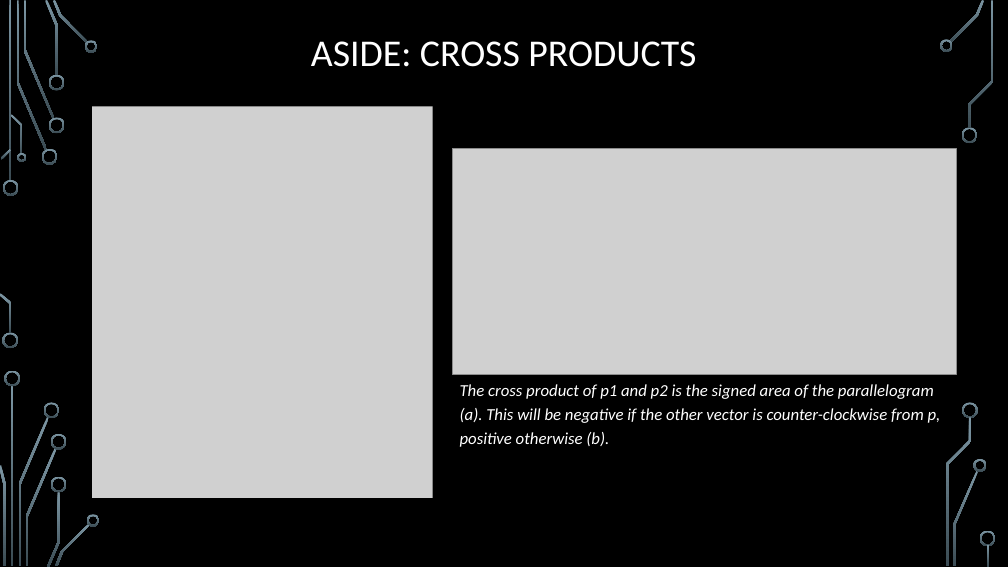
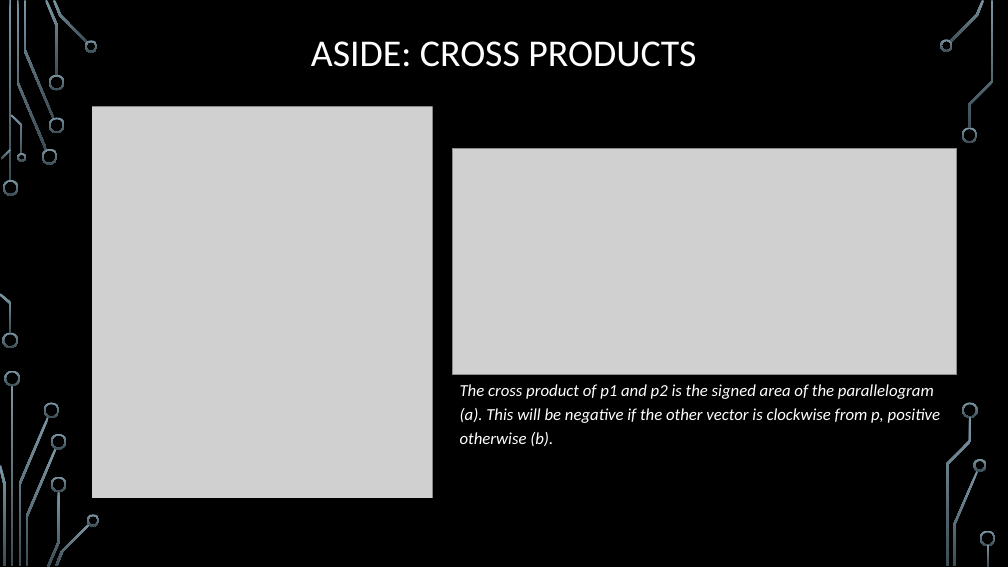
Before and after one commit to janiceeguo/advAlgo, a slide deck: slide 6 of slides/ComputationalGeom-part1-Intersections.pptx. Drawn at 1008x567 pixels with LibreOffice and Linux fonts; fonts in the diff are those of the drawing; grey boxes stand for pictures; background and template pictures are left out. Boxes give left, top, right and bottom in pixels: in the first picture for what was removed or moved away, otherwise in the second. Text is boxed around its words. In the diff, an @@ line names an element or a change of style, - is before the commit and + after.

```diff
--- a/slides/ComputationalGeom-part1-Intersections.pptx
+++ b/slides/ComputationalGeom-part1-Intersections.pptx
@@ text at [460,384,940,446]: text changed @@
-The cross product of p1 and p2 is the signed area of the parallelogram (a). This will be negative if the other vector is counter-clockwise from p, positive otherwise (b).
+The cross product of p1 and p2 is the signed area of the parallelogram (a). This will be negative if the other vector is clockwise from p, positive otherwise (b).
```
Also in this commit, not shown: 7 other slides changed, 1 slide added, 1 slide removed, 3 other files.
